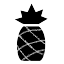
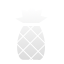
Before/after of a 64 × 64 layered artwork. What changed in the layer stack:
painted on "Layer" over 15, 3, 48, 61
